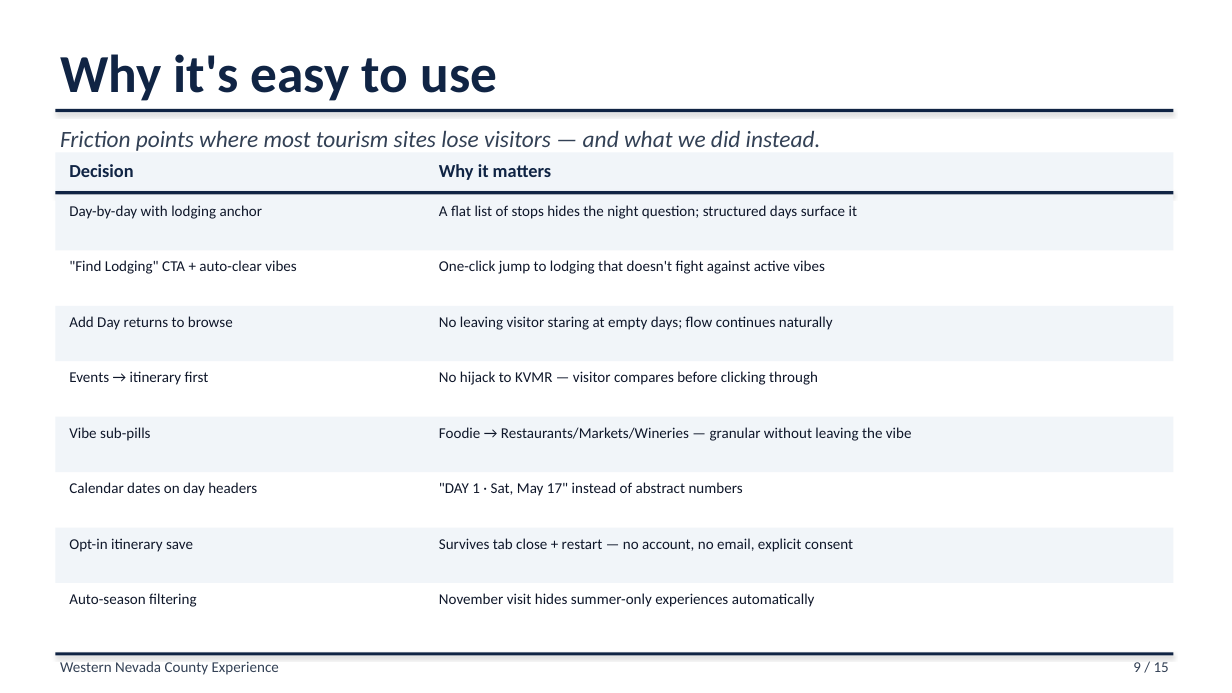
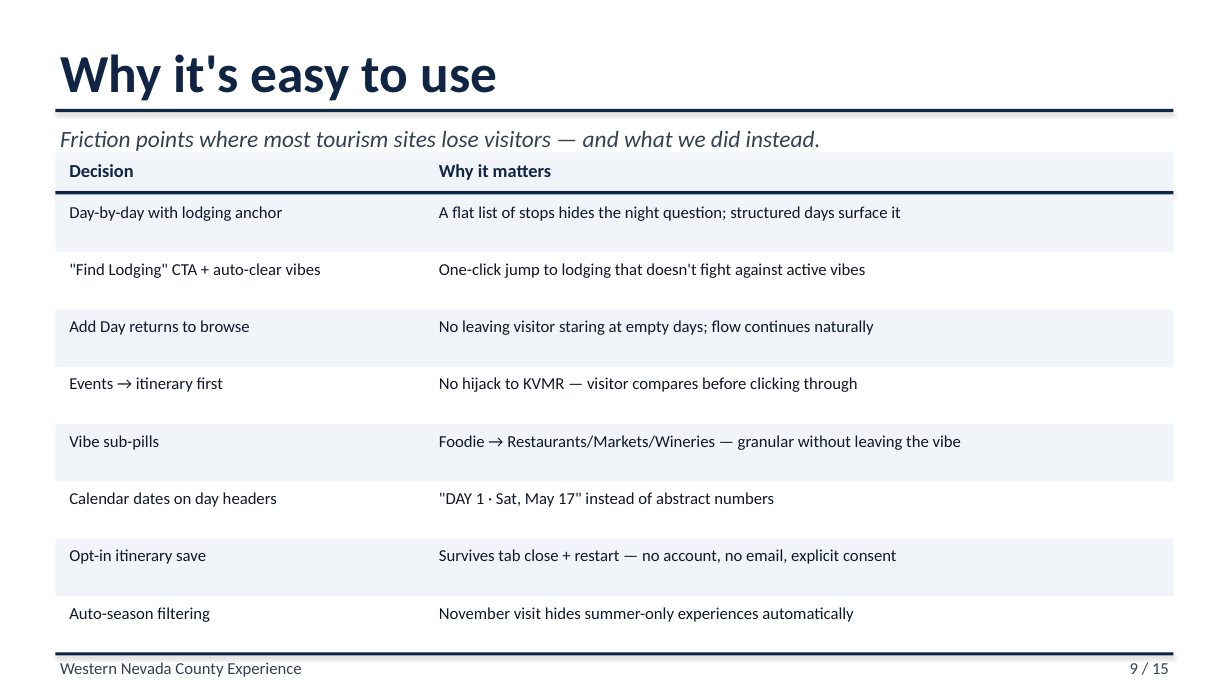
Before and after one commit to liammlrb-eng/nevada-county-experiences, a slide deck: slide 9 of demo_pitch.pptx. Drawn at 1232x693 pixels with LibreOffice and Linux fonts; fonts in the diff are those of the drawing. Boxes give left, top, right and bottom in pixels: in the first picture for what was removed or moved away, otherwise in the second. Text is boxed around its words. In the diff, an @@ line names an element or a change of style, - is before the commit and + after.

```diff
--- a/demo_pitch.pptx
+++ b/demo_pitch.pptx
@@ rectangle: place and size @@
-rectangle at <box>55,306,1174,361</box>
+rectangle at <box>55,310,1174,367</box>
@@ rectangle: place and size @@
-rectangle at <box>55,417,1174,472</box>
+rectangle at <box>55,424,1174,482</box>
@@ 6 texts, 1 rectangle: place and size @@
-6 texts, 1 rectangle at <box>55,427,1174,583</box>
+6 texts, 1 rectangle at <box>55,435,1174,596</box>
@@ size 11.7 to 13 pt in 18 elements at <box>60,662,301,677</box>, <box>1130,663,1169,674</box>, <box>439,206,900,221</box>, <box>69,206,282,221</box>, <box>439,263,865,278</box>, <box>69,263,321,278</box>, <box>439,320,874,335</box>, <box>69,320,250,335</box>, <box>439,377,858,392</box>, <box>69,377,223,392</box>, <box>439,435,961,450</box>, <box>69,435,159,450</box>, <box>439,492,774,507</box>, <box>69,492,277,507</box>, <box>439,549,896,564</box>, <box>69,549,206,564</box>, <box>439,607,853,622</box>, <box>69,607,210,622</box> @@
@@ text "Auto-season filtering": place and size @@
-text "Auto-season filtering" at <box>69,593,197,607</box>
+text "Auto-season filtering" at <box>69,607,210,622</box>
@@ text "November visit hides summer-only experiences ...": place and size @@
-text "November visit hides summer-only experiences ..." at <box>439,593,815,607</box>
+text "November visit hides summer-only experiences ..." at <box>439,607,853,622</box>
```
Also in this commit, not shown: 13 other slides changed, 1 slide added, 3 other files.
